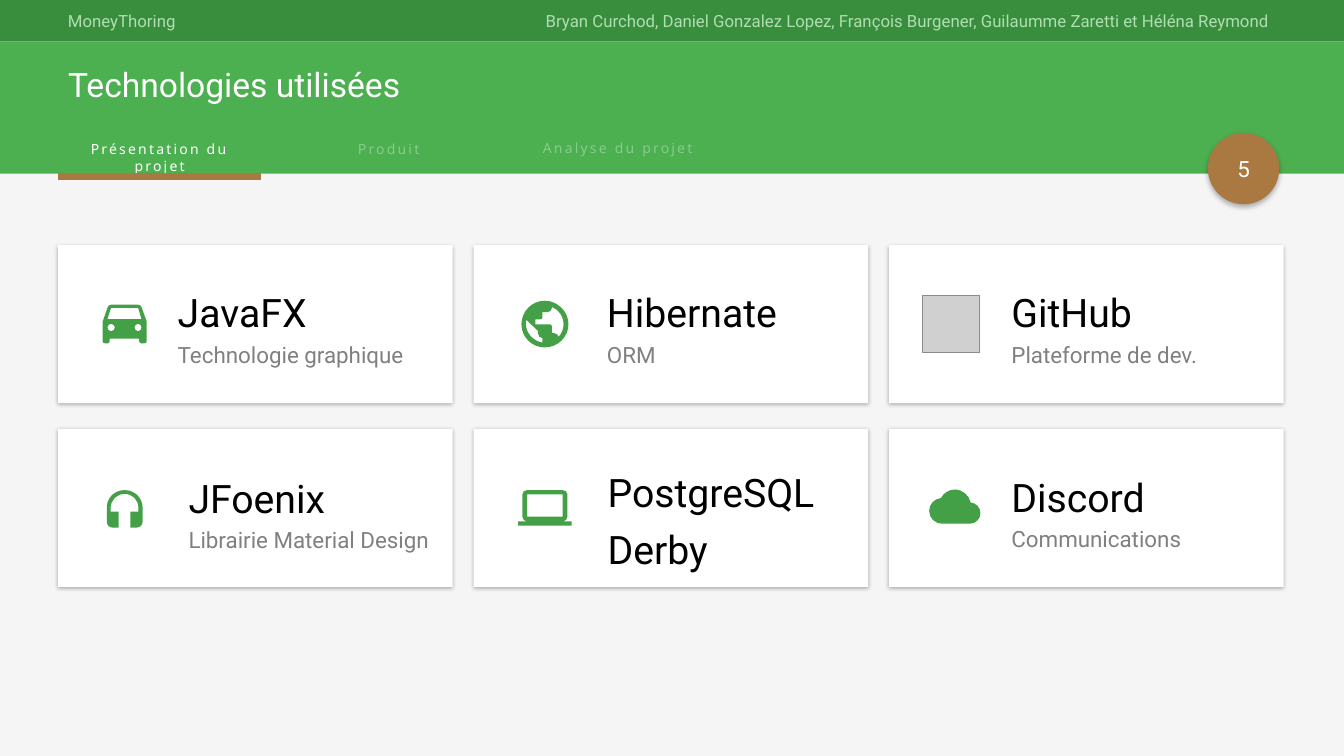
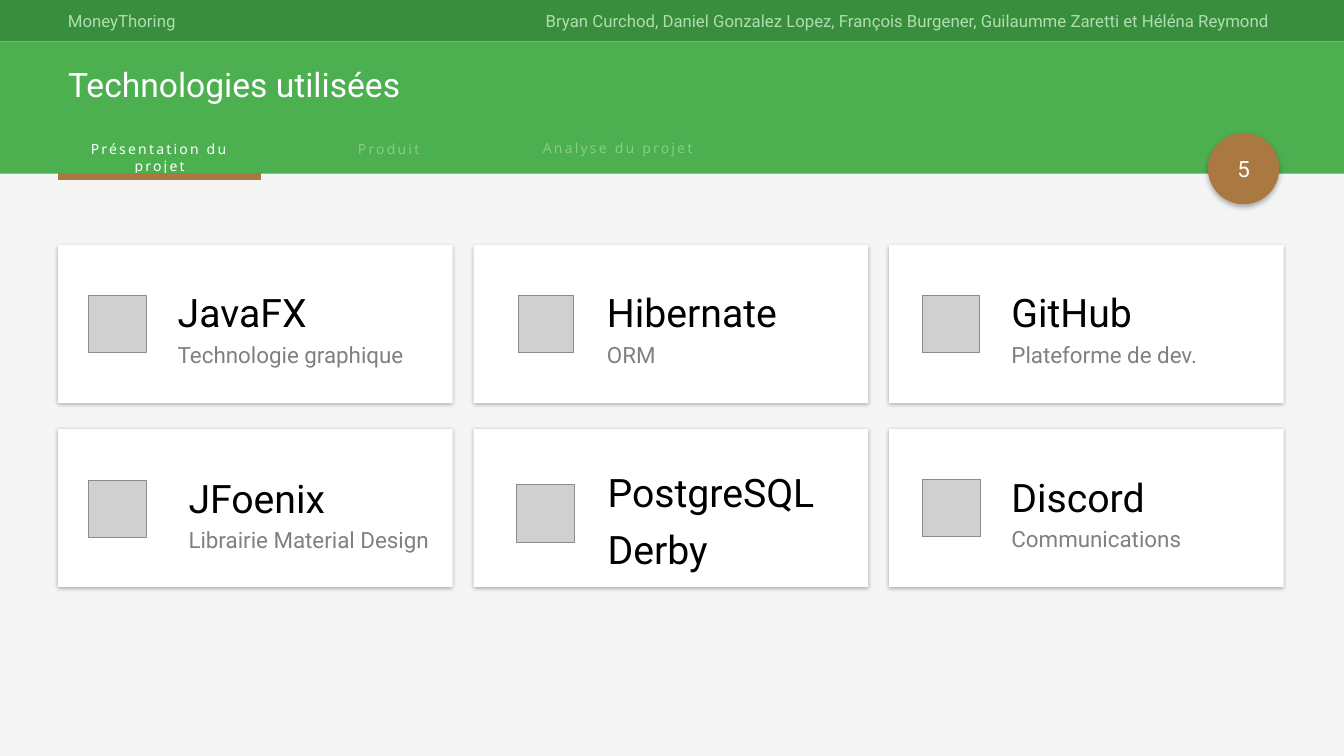
Before and after one commit to Angorance/HEIGVD_MoneyThoring, a slide deck: slide 5 of MoneyThoring_pres.pptx. Drawn at 1344x756 pixels with LibreOffice and Linux fonts; fonts in the diff are those of the drawing; grey boxes stand for pictures. Boxes give left, top, right and bottom in pixels: in the first picture for what was removed or moved away, otherwise in the second. Text is boxed around its words. In the diff, an @@ line names an element or a change of style, - is before the commit and + after.

```diff
--- a/MoneyThoring_pres.pptx
+++ b/MoneyThoring_pres.pptx
@@ picture added at (x1=89, y1=295, x2=146, y2=353) @@
@@ picture added at (x1=518, y1=295, x2=574, y2=353) @@
@@ freeform shape removed at (x1=103, y1=304, x2=147, y2=343) @@
@@ freeform shape removed at (x1=521, y1=300, x2=569, y2=347) @@
@@ picture added at (x1=923, y1=479, x2=981, y2=536) @@
@@ picture added at (x1=89, y1=481, x2=146, y2=538) @@
@@ freeform shape removed at (x1=107, y1=490, x2=143, y2=527) @@
@@ picture added at (x1=517, y1=485, x2=575, y2=542) @@
@@ freeform shape removed at (x1=518, y1=490, x2=572, y2=525) @@
@@ freeform shape removed at (x1=930, y1=490, x2=981, y2=524) @@
```
Also in this commit, not shown: 1 other slide changed.
